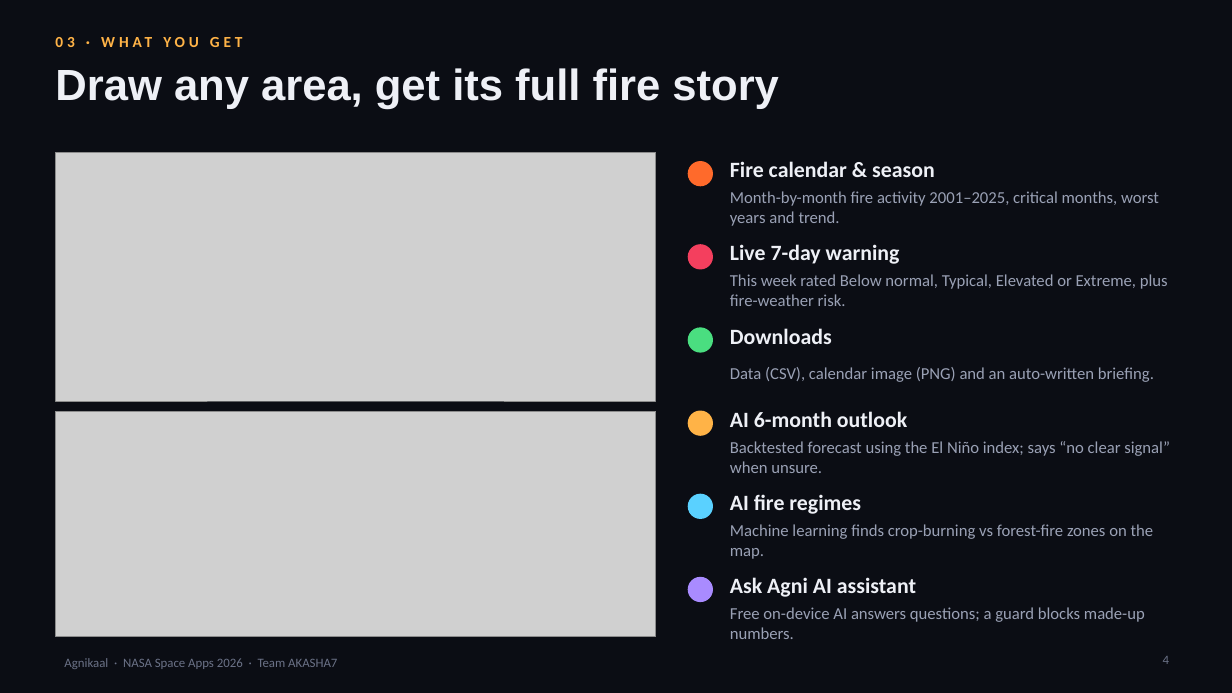
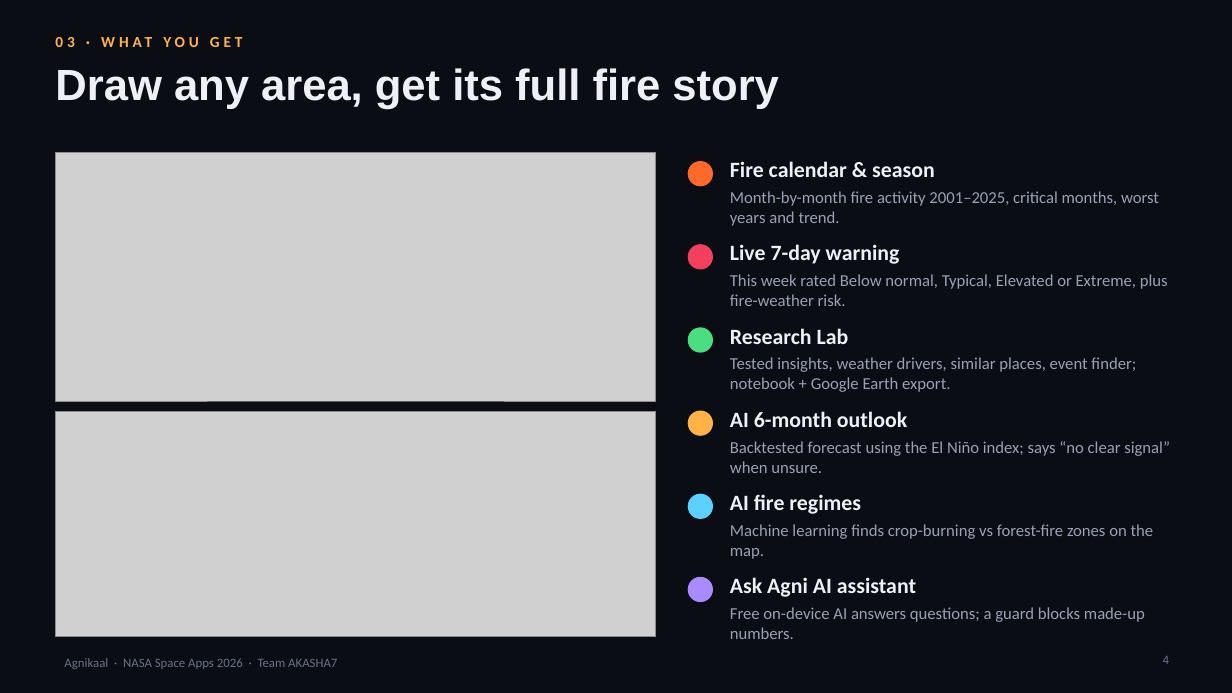
Before and after one commit to abhinandaventus-max/agnikaal, a slide deck: slide 4 of promo/Agnikaal-Presentation.pptx. Drawn at 1232x693 pixels with LibreOffice and Linux fonts; fonts in the diff are those of the drawing; grey boxes stand for pictures; background and template pictures are left out. Boxes give left, top, right and bottom in pixels: in the first picture for what was removed or moved away, otherwise in the second. Text is boxed around its words. In the diff, an @@ line names an element or a change of style, - is before the commit and + after.

Commit message:
Video + presentation: new logo and Research Lab
- Intro opens on the new logo; new narrated Research Lab scene with live data
  (Punjab insights, ERA5 drivers NSW 76% vs Punjab 0%, catalogue events)
- PPTX: logo on title + every slide, Research Lab feature, real Lab output as proof

```diff
--- a/promo/Agnikaal-Presentation.pptx
+++ b/promo/Agnikaal-Presentation.pptx
@@ text at [730, 328, 849, 344]: text changed @@
-Downloads
+Research Lab
@@ text at [730, 357, 1136, 392]: text changed @@
-Data (CSV), calendar image (PNG) and an auto-written briefing.
+Tested insights, weather drivers, similar places, event finder; notebook + Google Earth export.
```
Also in this commit, not shown: 5 other slides changed, 10 other files.
